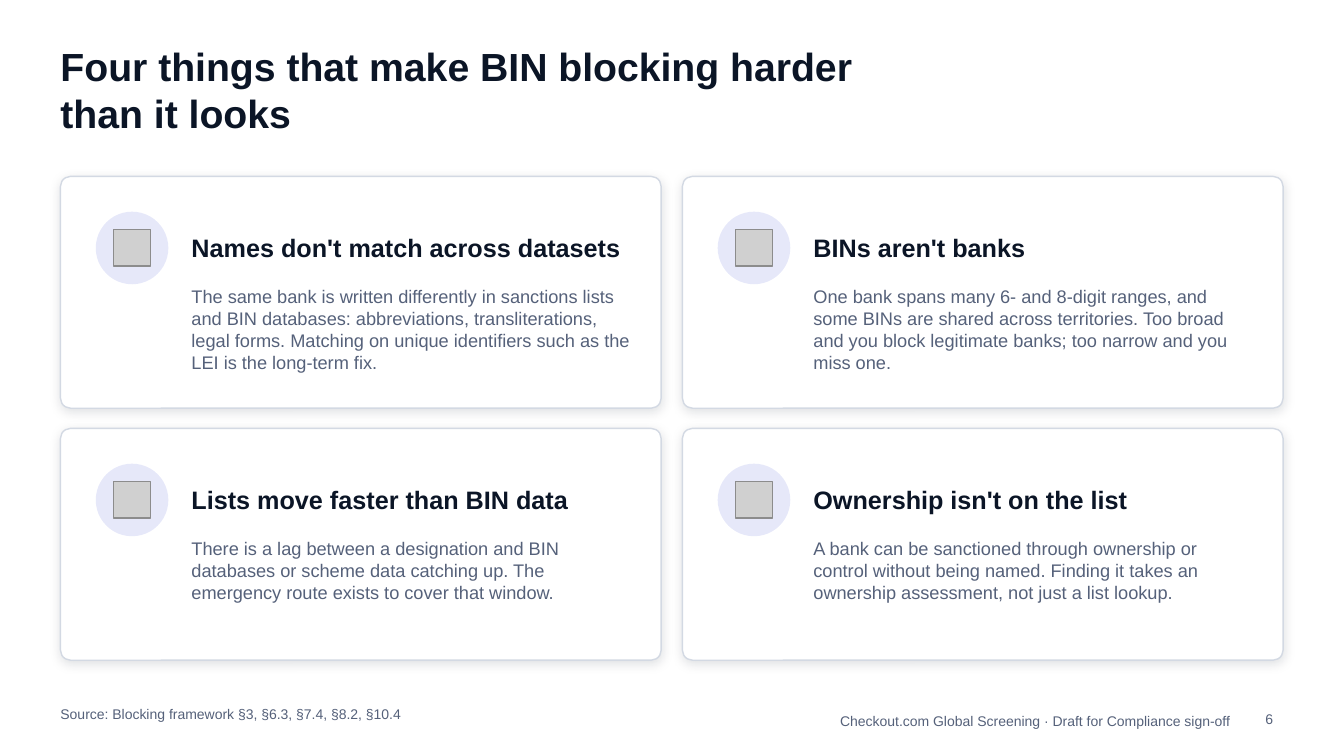
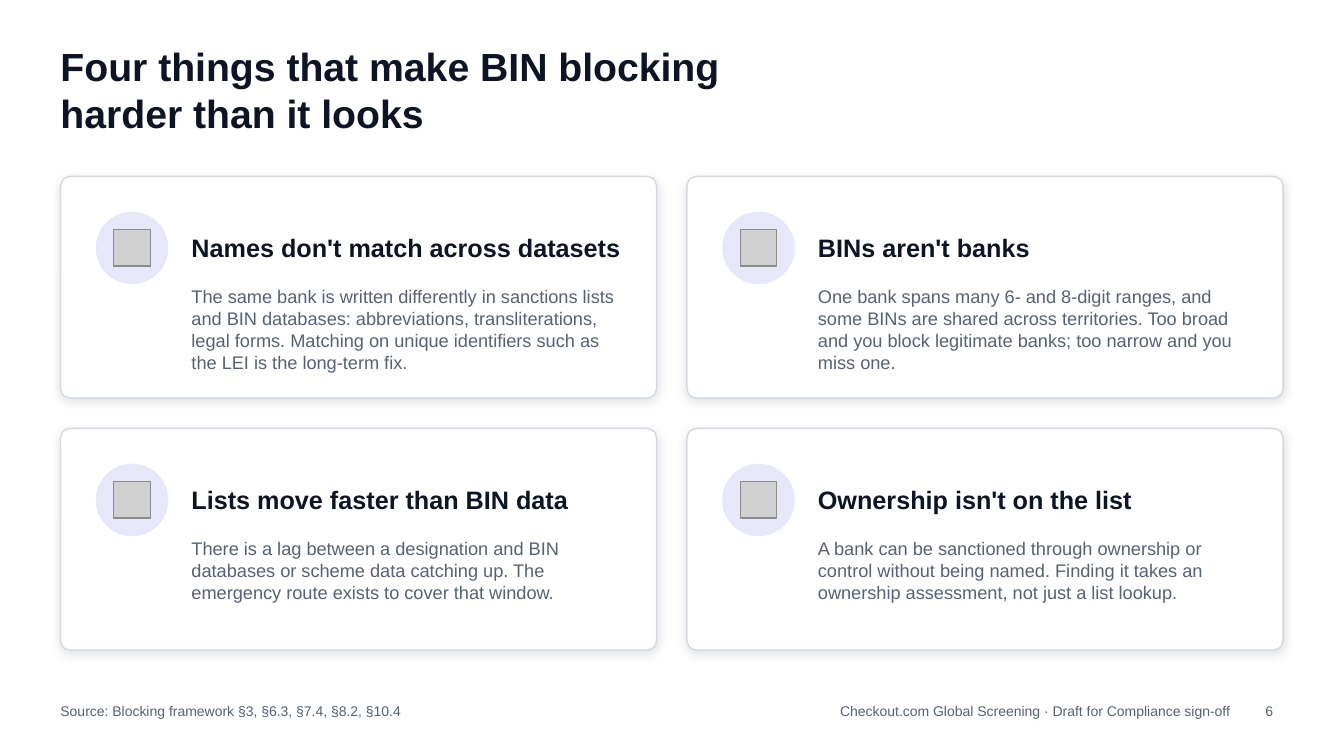
Before and after one commit to danielslonim-art/Screening, a slide deck: slide 6 of summit/bin-blocking-flow/deck/bin-blocking-summit-deck.pptx. Drawn at 1344x756 pixels with LibreOffice and Linux fonts; fonts in the diff are those of the drawing; grey boxes stand for pictures. Boxes give left, top, right and bottom in pixels: in the first picture for what was removed or moved away, otherwise in the second. Text is boxed around its words. In the diff, an @@ line names an element or a change of style, - is before the commit and + after.

```diff
--- a/summit/bin-blocking-flow/deck/bin-blocking-summit-deck.pptx
+++ b/summit/bin-blocking-flow/deck/bin-blocking-summit-deck.pptx
@@ title "Four things that make BIN ..." rewrapped from bbox=[60, 52, 852, 129] to bbox=[60, 52, 719, 129] @@
@@ rounded rectangle: place and size @@
-rounded rectangle at bbox=[60, 176, 661, 408]
+rounded rectangle at bbox=[60, 176, 657, 398]
@@ rounded rectangle: place and size @@
-rounded rectangle at bbox=[683, 176, 1284, 408]
+rounded rectangle at bbox=[688, 176, 1285, 398]
@@ text "BINs aren't banks": place and size @@
-text "BINs aren't banks" at bbox=[813, 238, 1025, 258]
+text "BINs aren't banks" at bbox=[818, 238, 1030, 258]
@@ text "The same bank is written ..." rewrapped from bbox=[191, 290, 629, 373] to bbox=[191, 290, 614, 373] @@
@@ text "One bank spans many 6- ...": place and size @@
-text "One bank spans many 6- ..." at bbox=[813, 290, 1227, 369]
+text "One bank spans many 6- ..." at bbox=[818, 290, 1232, 369]
@@ rounded rectangle: place and size @@
-rounded rectangle at bbox=[60, 429, 661, 660]
+rounded rectangle at bbox=[60, 429, 657, 650]
@@ proportions changed in 4 elements at bbox=[60, 176, 657, 398], bbox=[60, 429, 657, 650], bbox=[688, 176, 1285, 398], bbox=[688, 429, 1285, 650] @@
@@ rounded rectangle: place and size @@
-rounded rectangle at bbox=[683, 429, 1284, 660]
+rounded rectangle at bbox=[688, 429, 1285, 650]
@@ 2 pictures, 2 ellipses: place and size @@
-2 pictures, 2 ellipses at bbox=[718, 212, 790, 536]
+2 pictures, 2 ellipses at bbox=[723, 212, 796, 536]
@@ text "Ownership isn't on the list": place and size @@
-text "Ownership isn't on the list" at bbox=[813, 490, 1127, 515]
+text "Ownership isn't on the list" at bbox=[818, 490, 1131, 515]
@@ text "A bank can be sanctioned ...": place and size @@
-text "A bank can be sanctioned ..." at bbox=[813, 542, 1198, 603]
+text "A bank can be sanctioned ..." at bbox=[818, 542, 1202, 603]
@@ text "Source: Blocking framework §3, §6.3, ..." at bbox=[60, 706, 401, 719]: vertical alignment top to middle @@
@@ text "Checkout.com Global Screening · Draft ...": place and size @@
-text "Checkout.com Global Screening · Draft ..." at bbox=[840, 716, 1230, 729]
+text "Checkout.com Global Screening · Draft ..." at bbox=[840, 706, 1230, 719]
@@ page number at bbox=[1265, 706, 1273, 716]: vertical alignment top to middle @@
@@ page number: place and size @@
-page number at bbox=[1265, 714, 1273, 724]
+page number at bbox=[1265, 706, 1273, 716]
```
Also in this commit, not shown: 6 other slides changed, 1 slide added, 1 slide removed, 3 other files.
